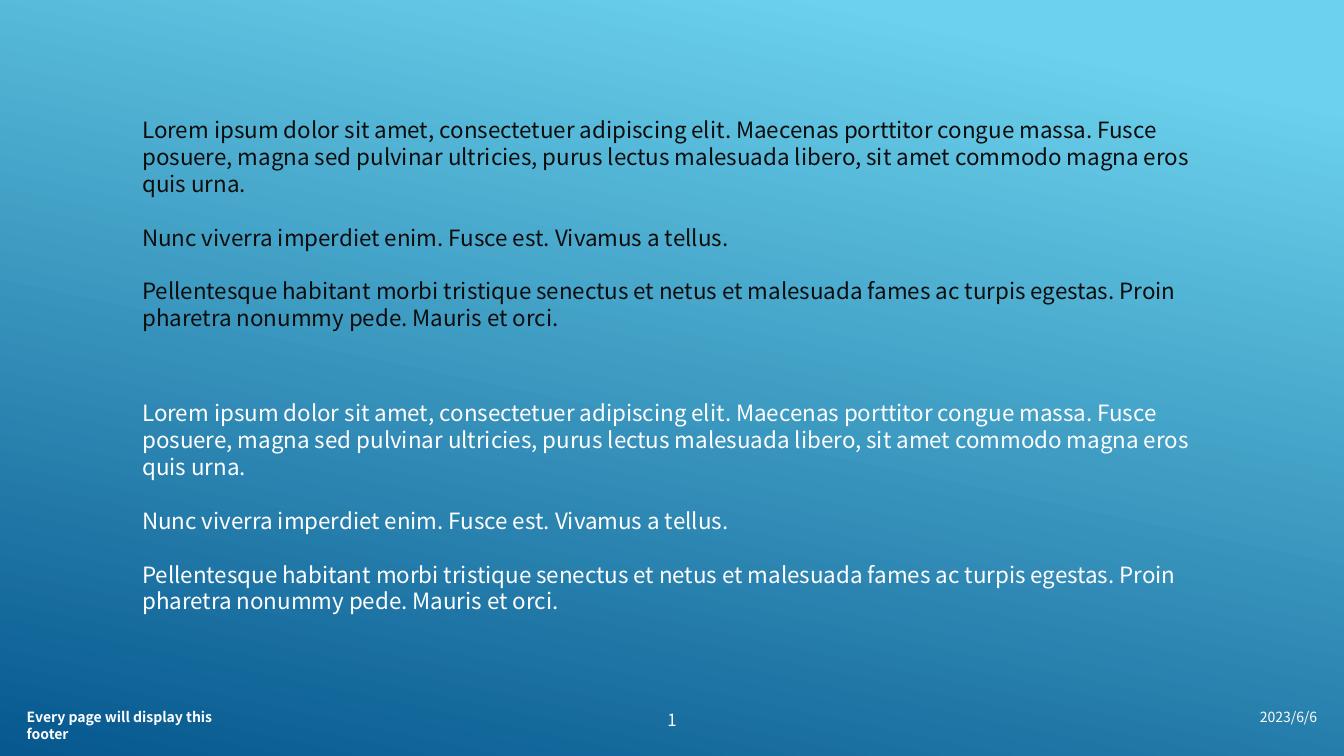
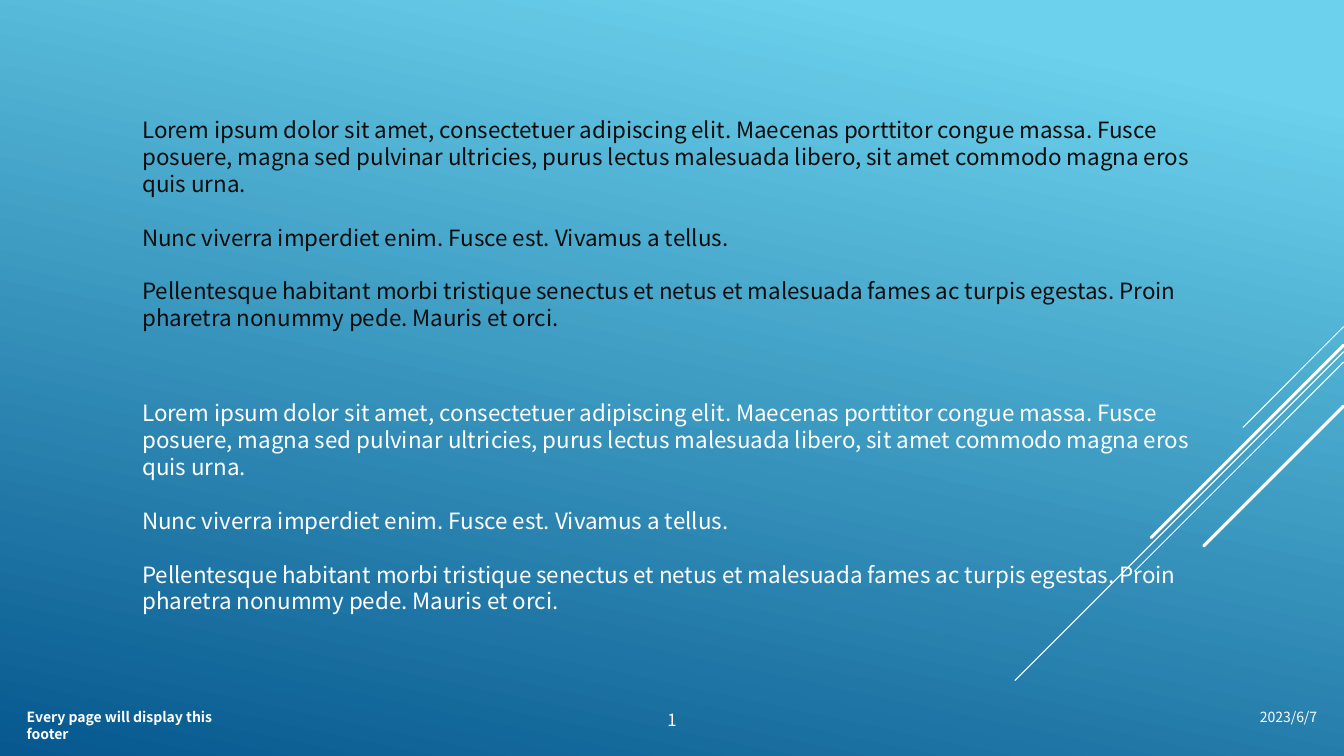
Before and after one commit to W1033/Hardware-and-Software-Apps-Notes, a slide deck: slide 1 of Office办公套件/PowerPoint/PPT教程-bilibili/演示文稿1.pptx. Drawn at 1344x756 pixels with LibreOffice and Linux fonts; fonts in the diff are those of the drawing. Boxes give left, top, right and bottom in pixels: in the first picture for what was removed or moved away, otherwise in the second. Text is boxed around its words. In the diff, an @@ line names an element or a change of style, - is before the commit and + after.

```diff
--- a/Office办公套件/PowerPoint/PPT教程-bilibili/演示文稿1.pptx
+++ b/Office办公套件/PowerPoint/PPT教程-bilibili/演示文稿1.pptx
@@ group added at [1015,327,1344,681]: 5 lines @@
@@ text at [1260,711,1317,725]: text changed @@
-2023/6/6
+2023/6/7
```
Also in this commit, not shown: 3 other slides changed, 1 slide removed, 14 other files.
